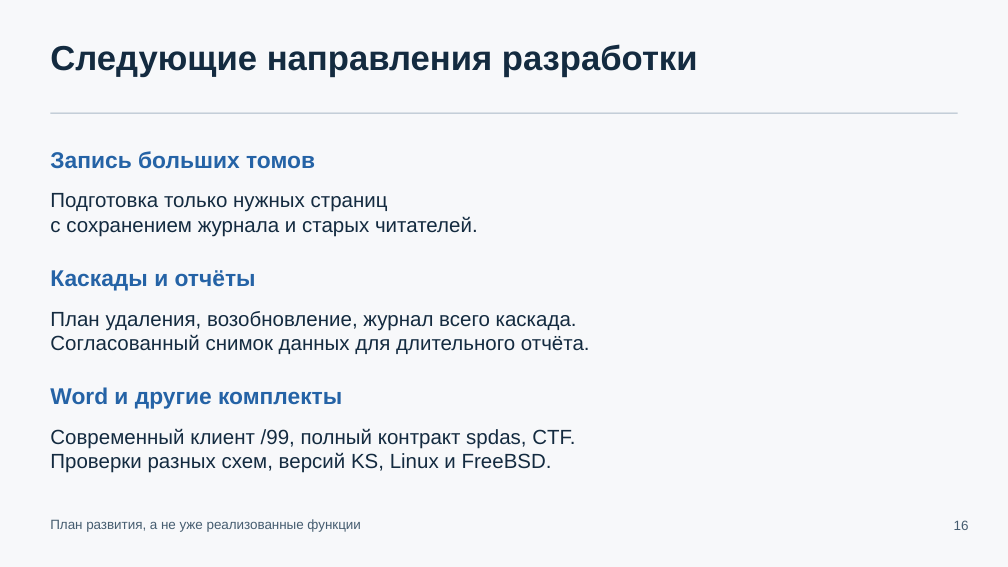
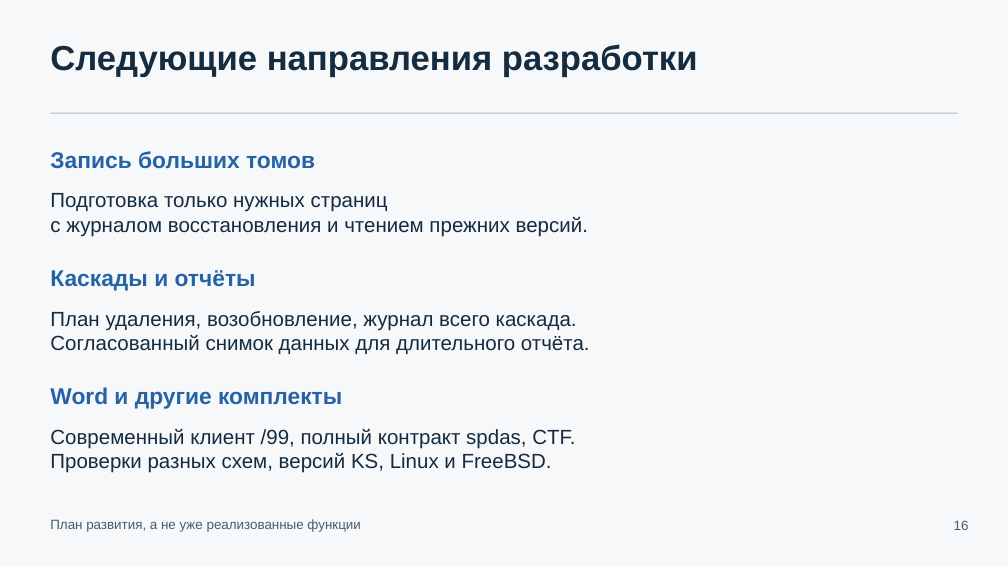
Before and after one commit to Hannabiann/codex-AIs, a slide deck: slide 16 of docs/presentations/codex-AIs-architecture-0.18.pptx. Drawn at 1008x567 pixels with LibreOffice and Linux fonts; fonts in the diff are those of the drawing. Boxes give left, top, right and bottom in pixels: in the first picture for what was removed or moved away, otherwise in the second. Text is boxed around its words. In the diff, an @@ line names an element or a change of style, - is before the commit and + after.

```diff
--- a/docs/presentations/codex-AIs-architecture-0.18.pptx
+++ b/docs/presentations/codex-AIs-architecture-0.18.pptx
@@ text at (x1=50, y1=216, x2=588, y2=237): text changed @@
-с сохранением журнала и старых читателей.
+с журналом восстановления и чтением прежних версий.
```
Also in this commit, not shown: 33 other files.
